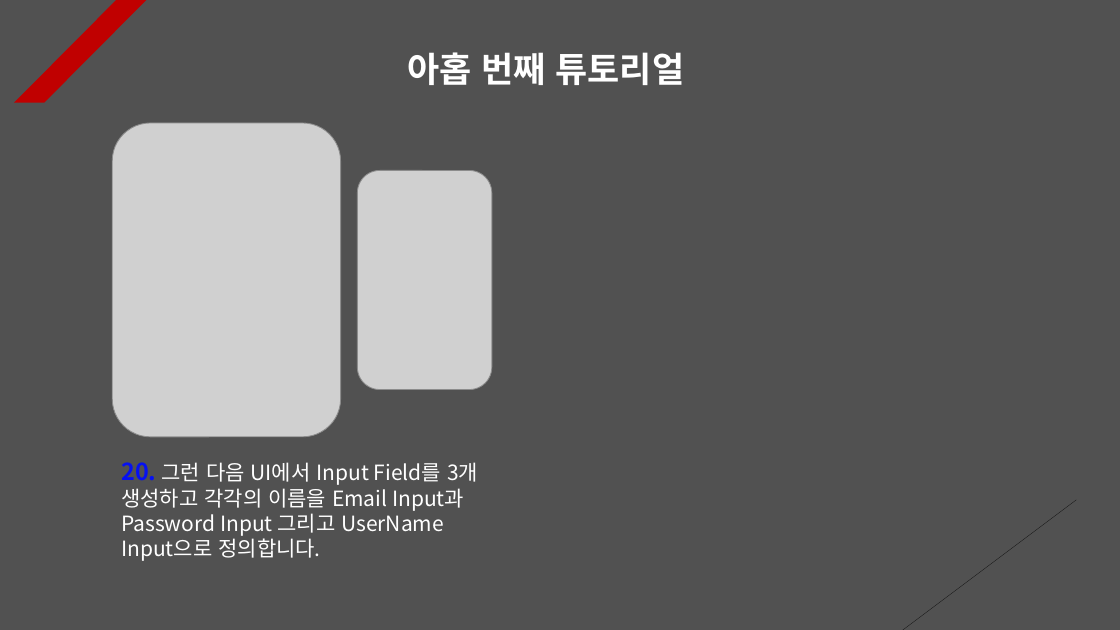
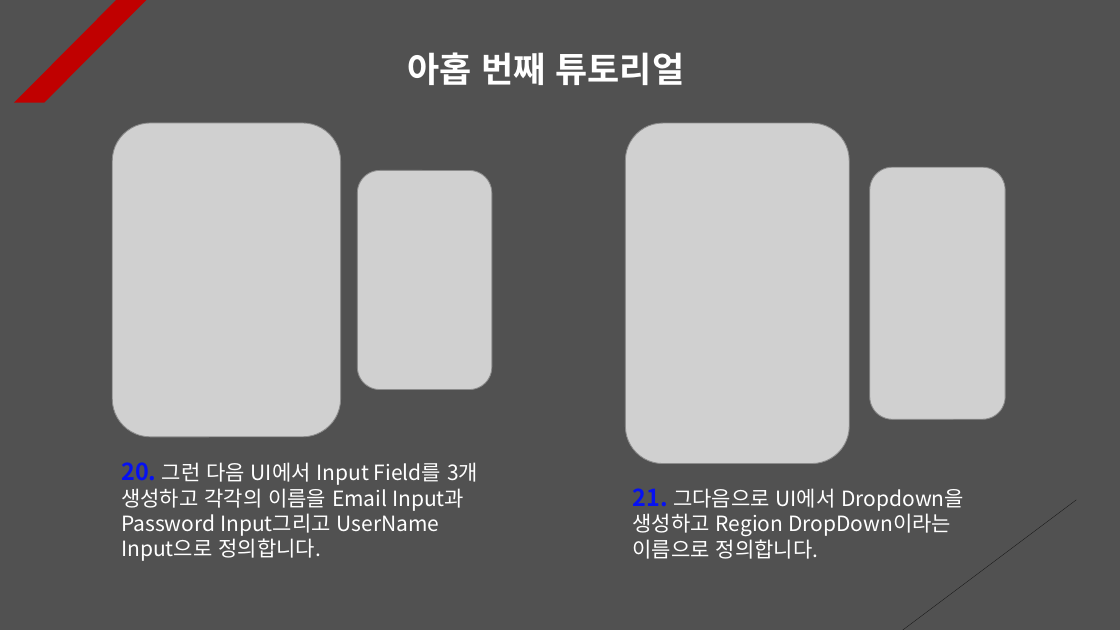
Before and after one commit to Unity2033/3D-UnityEngine, a slide deck: slide 9 of Assets/Class/Photon Server/PPT Data/Photon PlayFab.pptx. Drawn at 1120x630 pixels with LibreOffice and Linux fonts; fonts in the diff are those of the drawing; grey boxes stand for pictures. Boxes give left, top, right and bottom in pixels: in the first picture for what was removed or moved away, otherwise in the second. Text is boxed around its words. In the diff, an @@ line names an element or a change of style, - is before the commit and + after.

```diff
--- a/Assets/Class/Photon Server/PPT Data/Photon PlayFab.pptx
+++ b/Assets/Class/Photon Server/PPT Data/Photon PlayFab.pptx
@@ picture added at (626,124,849,464) @@
@@ picture added at (870,167,1005,419) @@
@@ text at (121,462,478,561): spaces changed @@
-20. 그런 다음 UI에서 Input Field를 3개 생성하고 각각의 이름을 Email Input과 Password Input 그리고 UserName Input으로 정의합니다.
+20. 그런 다음 UI에서 Input Field를 3개 생성하고 각각의 이름을 Email Input과 Password Input그리고 UserName Input으로 정의합니다.
@@ text added at (633,488,964,559), 18 pt, text #FFFFFF @@
+21. 그다음으로 UI에서 Dropdown을 생성하고 Region DropDown이라는 이름으로 정의합니다.
```
Also in this commit, not shown: 6 other slides changed, 2 slides added, 1 slide removed, 26 other files.
